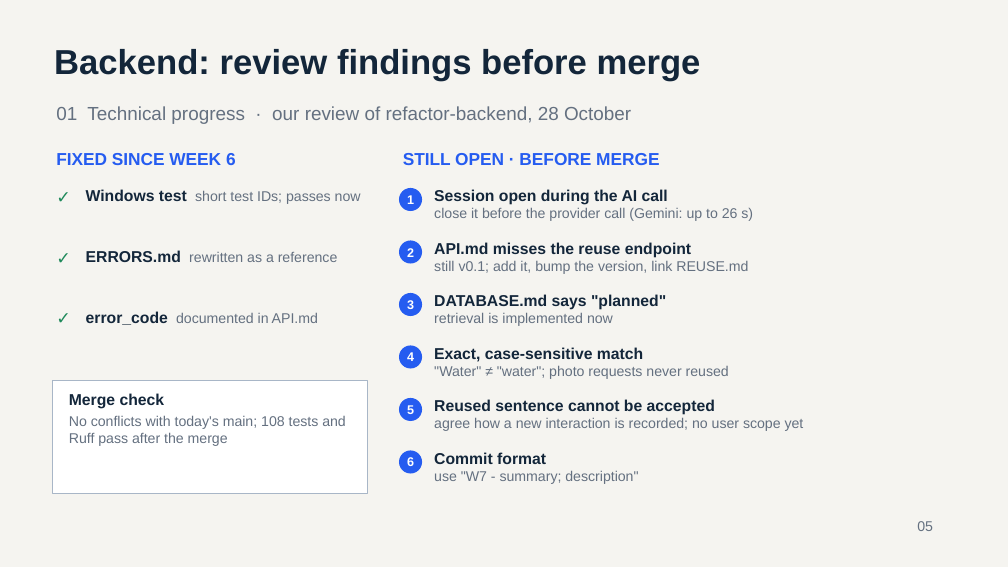
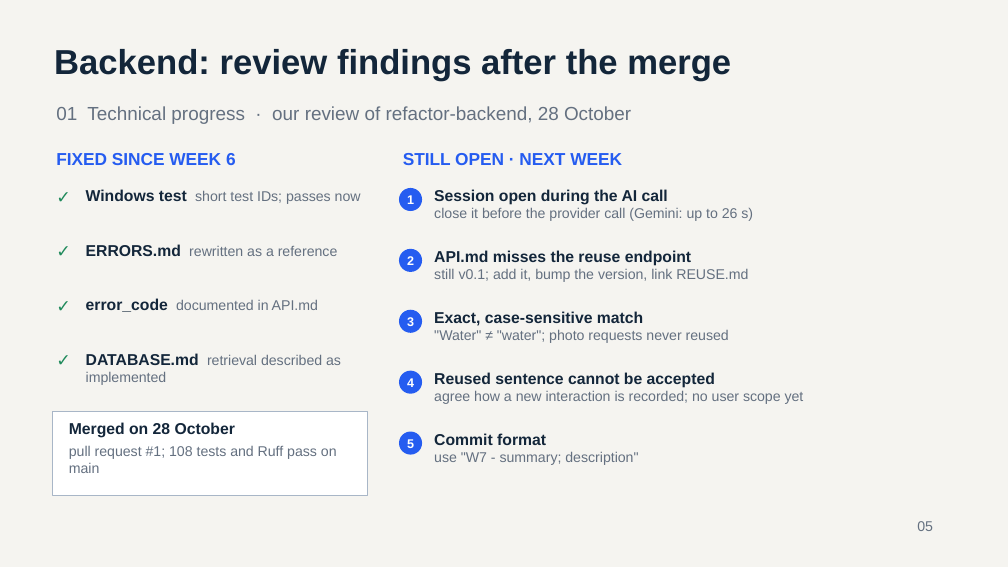
Before and after one commit to bhsei/26B, a slide deck: slide 5 of weekly-reports/W07/Weekly_Report_W07.pptx. Drawn at 1008x567 pixels with LibreOffice and Linux fonts; fonts in the diff are those of the drawing. Boxes give left, top, right and bottom in pixels: in the first picture for what was removed or moved away, otherwise in the second. Text is boxed around its words. In the diff, an @@ line names an element or a change of style, - is before the commit and + after.

Commit message:
W7 - Weekly report W07; Gantt tasks in verb and noun form with design due in week 12, backend slides updated after the merge, status-code legend and corrected survey limits

```diff
--- a/weekly-reports/W07/Weekly_Report_W07.pptx
+++ b/weekly-reports/W07/Weekly_Report_W07.pptx
@@ text at (54,49,731,81): text changed @@
-Backend: review findings before merge
+Backend: review findings after the merge
@@ text at (403,153,622,165): text changed @@
-STILL OPEN · BEFORE MERGE
+STILL OPEN · NEXT WEEK
@@ text "✓": place and size @@
-text "✓" at (52,246,79,276)
+text "✓" at (52,240,79,270)
@@ text "ERRORS.md rewritten as a reference": place and size @@
-text "ERRORS.md rewritten as a reference" at (86,250,338,262)
+text "ERRORS.md rewritten as a reference" at (86,244,338,256)
@@ ellipse "2": place and size @@
-ellipse "2" at (399,240,423,264)
+ellipse "2" at (399,249,423,272)
@@ text "API.md misses the reuse endpoint": place and size @@
-text "API.md misses the reuse endpoint" at (434,242,748,274)
+text "API.md misses the reuse endpoint" at (434,250,748,282)
@@ text "✓": place and size @@
-text "✓" at (52,307,79,337)
+text "✓" at (52,294,79,324)
@@ text "error_code documented in API.md": place and size @@
-text "error_code documented in API.md" at (86,311,318,325)
+text "error_code documented in API.md" at (86,298,318,312)
@@ text removed at (434,294,666,326) @@
-DATABASE.md says "planned"
-retrieval is implemented now
@@ ellipse "3": place and size @@
-ellipse "3" at (399,293,423,317)
+ellipse "3" at (399,310,423,333)
@@ text "Exact, case-sensitive match": place and size @@
-text "Exact, case-sensitive match" at (434,347,729,379)
+text "Exact, case-sensitive match" at (434,311,729,343)
@@ text added at (52,349,79,379), 16.5 pt, text #1F8A5B, bold @@
+✓
@@ text added at (86,353,341,385), 13.5 pt, text #647080 @@
+DATABASE.md retrieval described as implemented
@@ ellipse "4": place and size @@
-ellipse "4" at (399,346,423,369)
+ellipse "4" at (399,371,423,394)
@@ text "Reused sentence cannot be accepted": place and size @@
-text "Reused sentence cannot be accepted" at (434,399,804,431)
+text "Reused sentence cannot be accepted" at (434,372,804,404)
@@ rectangle: place and size @@
-rectangle at (52,380,368,494)
+rectangle at (52,411,368,495)
@@ text at (69,422,337,473): text changed @@
-Merge check
-No conflicts with today's main; 108 tests and Ruff pass after the merge
+Merged on 28 October
+pull request #1; 108 tests and Ruff pass on main
@@ ellipse "5": place and size @@
-ellipse "5" at (399,398,423,421)
+ellipse "5" at (399,432,423,455)
@@ text "Commit format": place and size @@
-text "Commit format" at (434,452,638,484)
+text "Commit format" at (434,433,638,465)
@@ ellipse removed at (399,451,423,474) @@
-6
```
Also in this commit, not shown: 5 other slides changed.
